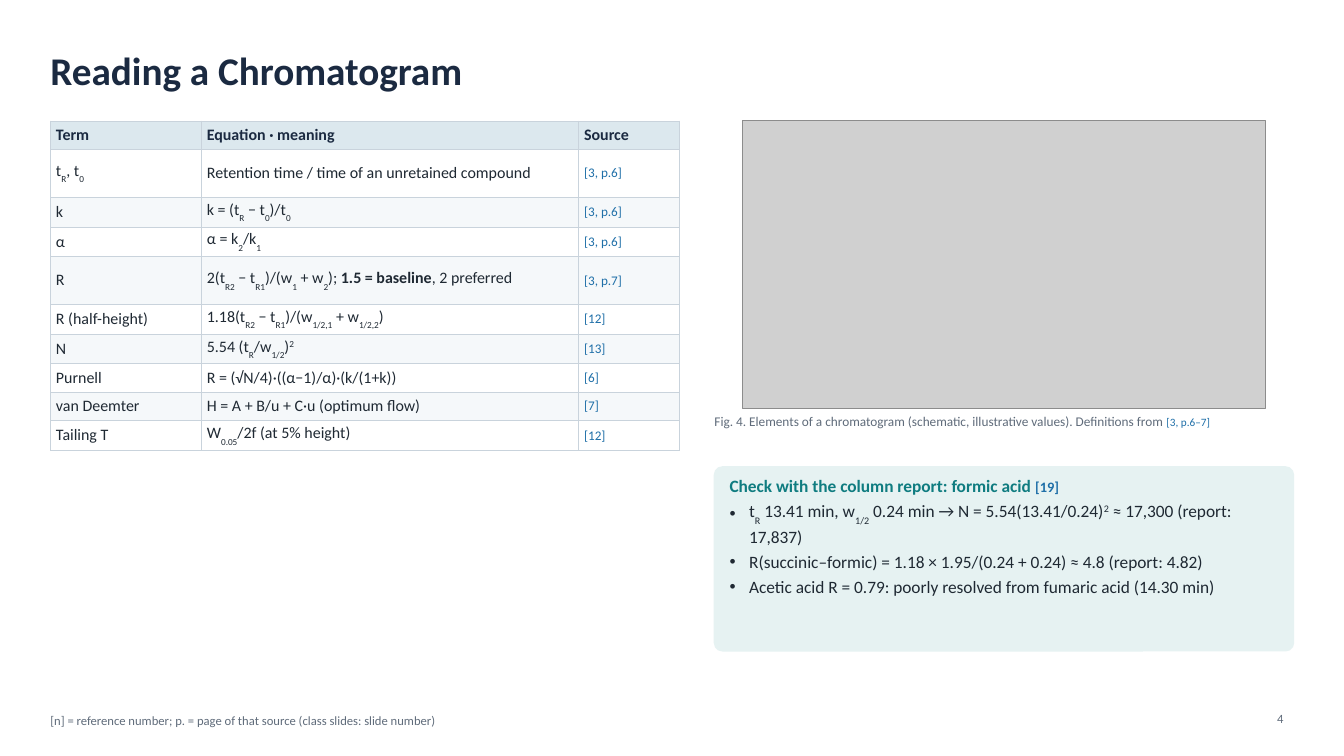
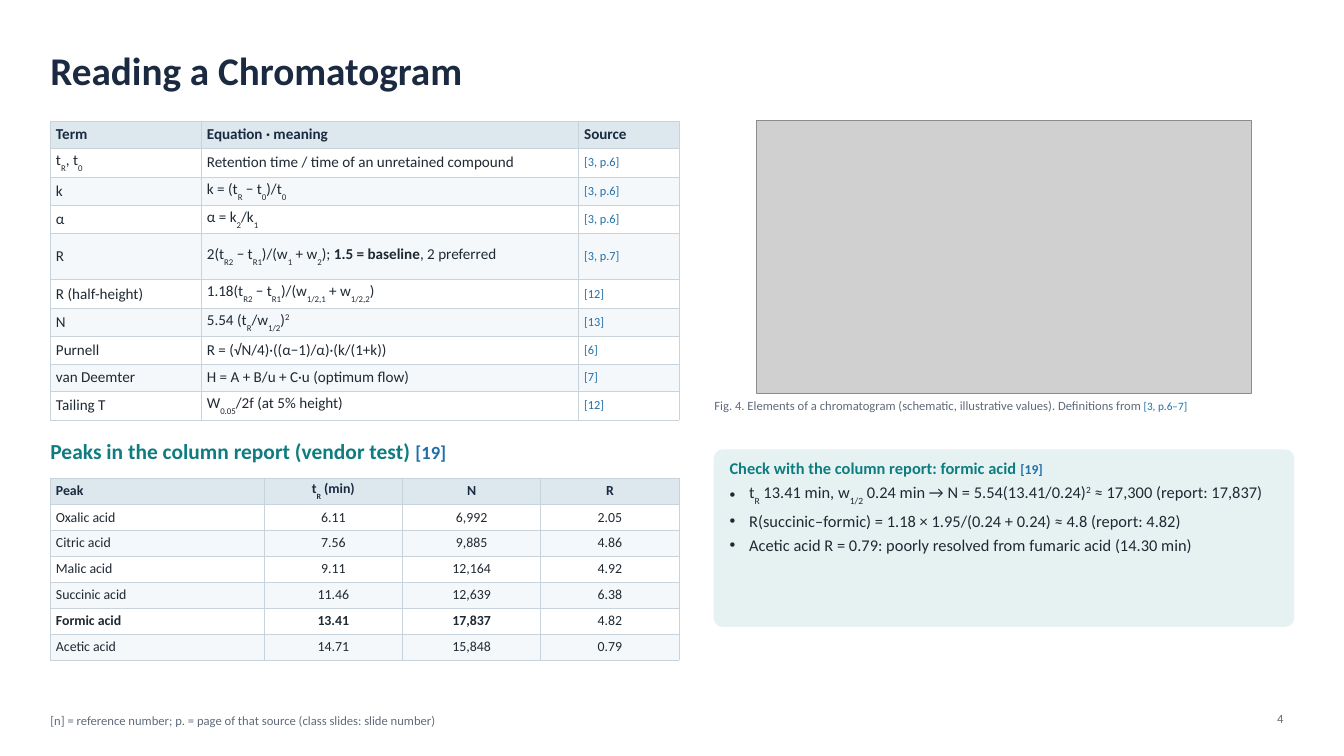
Before and after one commit to mingyu221/office, a slide deck: slide 4 of HPLC_formate_slides_EN.pptx. Drawn at 1344x756 pixels with LibreOffice and Linux fonts; fonts in the diff are those of the drawing; grey boxes stand for pictures. Boxes give left, top, right and bottom in pixels: in the first picture for what was removed or moved away, otherwise in the second. Text is boxed around its words. In the diff, an @@ line names an element or a change of style, - is before the commit and + after.

```diff
--- a/HPLC_formate_slides_EN.pptx
+++ b/HPLC_formate_slides_EN.pptx
@@ table at (50,121,680,418) @@
@@ size 11.4 to 10.8 pt in "Term", "Equation · meaning", "Source", "tR, t0" and 17 more places @@
@@ size 9.4 to 8.8 pt in "[3, p.6]", "[3, p.6]", "[3, p.6]", "[3, p.7]" and 5 more places @@
@@ picture: place and size @@
-picture at (743,121,1265,408)
+picture at (757,121,1252,393)
@@ text "Fig. 4. Elements of a ...": place and size @@
-text "Fig. 4. Elements of a ..." at (714,416,1210,429)
+text "Fig. 4. Elements of a ..." at (714,401,1187,412)
@@ text "Fig. 4. Elements of a ..." at (714,401,1187,412): size 9.5 to 9 pt in "Fig. 4. Elements of a chromatogram (schematic, ..." @@
@@ text added at (50,443,446,463), 15.3 pt, text #0F7C80, bold @@
+Peaks in the column report (vendor test) [19]
@@ table added at (50,478,679,657), 7 rows, 4 columns @@
+Peak | tR (min) | N | R
+Oxalic acid | 6.11 | 6,992 | 2.05
+Citric acid | 7.56 | 9,885 | 4.86
+Malic acid | 9.11 | 12,164 | 4.92
+Succinic acid | 11.46 | 12,639 | 6.38
+Formic acid | 13.41 | 17,837 | 4.82
+Acetic acid | 14.71 | 15,848 | 0.79
@@ rounded rectangle: place and size @@
-rounded rectangle at (715,467,1294,650)
+rounded rectangle at (715,450,1294,626)
@@ rounded rectangle at (715,450,1294,626): proportions changed @@
@@ text "Check with the column report: ...": place and size @@
-text "Check with the column report: ..." at (730,480,1231,596)
+text "Check with the column report: ..." at (730,462,1262,554)
@@ text "Check with the column report: ..." at (730,462,1262,554): size 12.3 to 11.7 pt; size 10.3 to 9.7 pt in "[19]" @@
```
Also in this commit, not shown: 6 other slides changed, 1 slide added, 3 other files.
